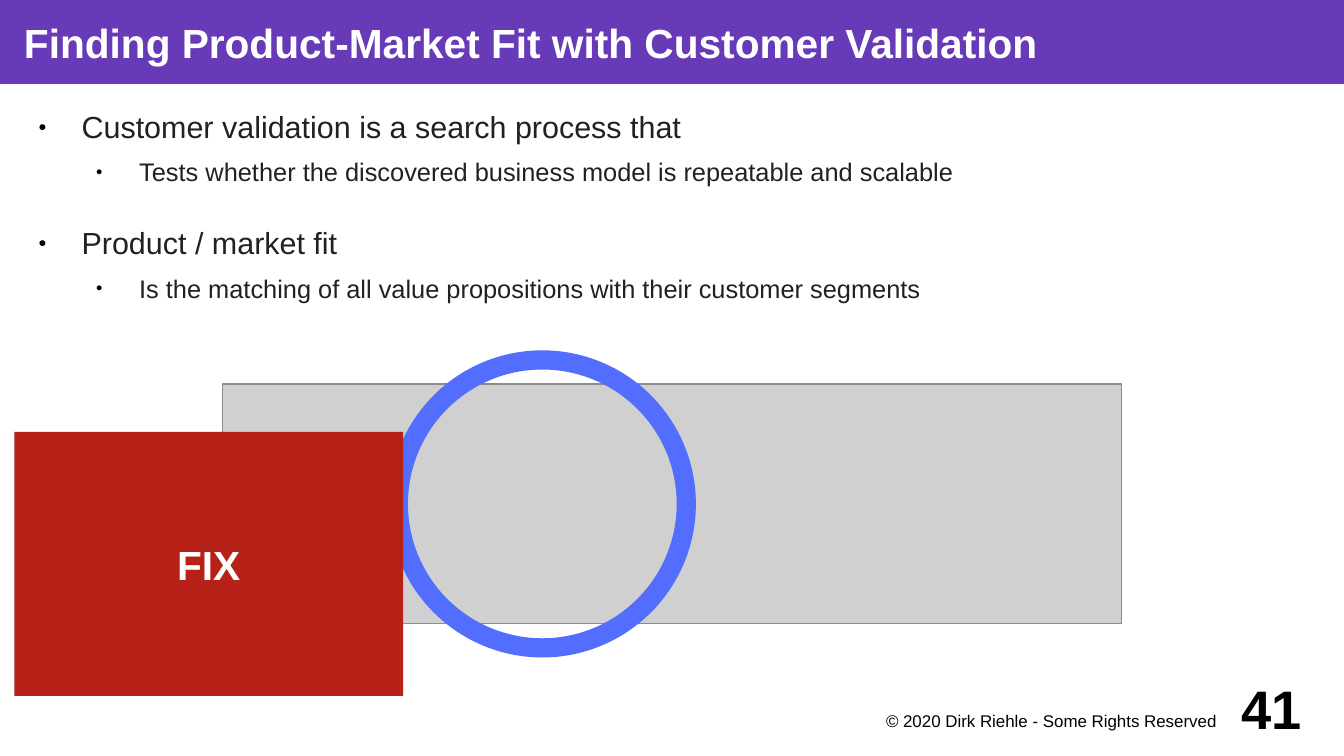
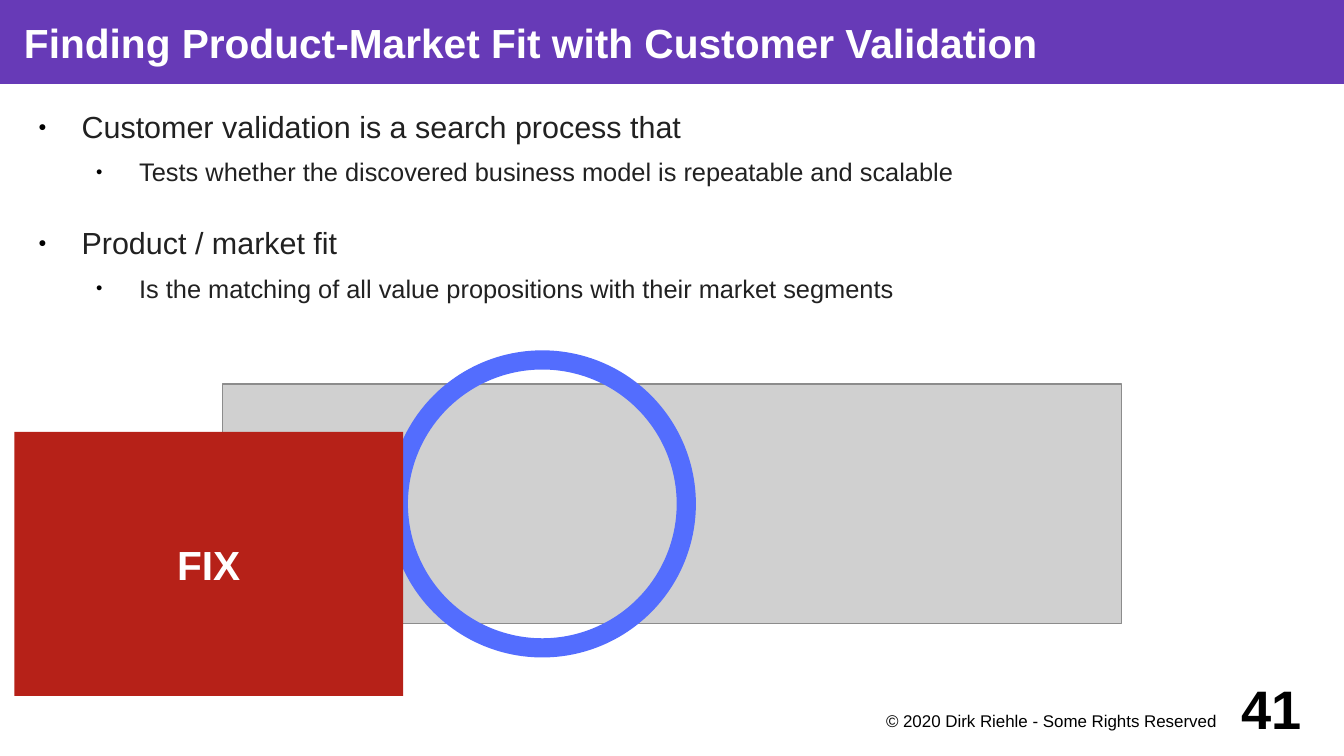
Before and after one commit to dirkriehle/coss-course, a slide deck: slide 41 of Lecture slides/COSS D01 - Software Startups.odp. Drawn at 1344x756 pixels with LibreOffice and Linux fonts; fonts in the diff are those of the drawing; grey boxes stand for pictures. Boxes give left, top, right and bottom in pixels: in the first picture for what was removed or moved away, otherwise in the second. Text is boxed around its words. In the diff, an @@ line names an element or a change of style, - is before the commit and + after.

```diff
--- a/Lecture slides/COSS D01 - Software Startups.odp
+++ b/Lecture slides/COSS D01 - Software Startups.odp
@@ text at (x1=139, y1=279, x2=893, y2=303): text changed @@
-  ● Is the matching of all value propositions with their customer segments
+  ● Is the matching of all value propositions with their market segments
```
Also in this commit, not shown: 5 other slides changed, 28 other files.
